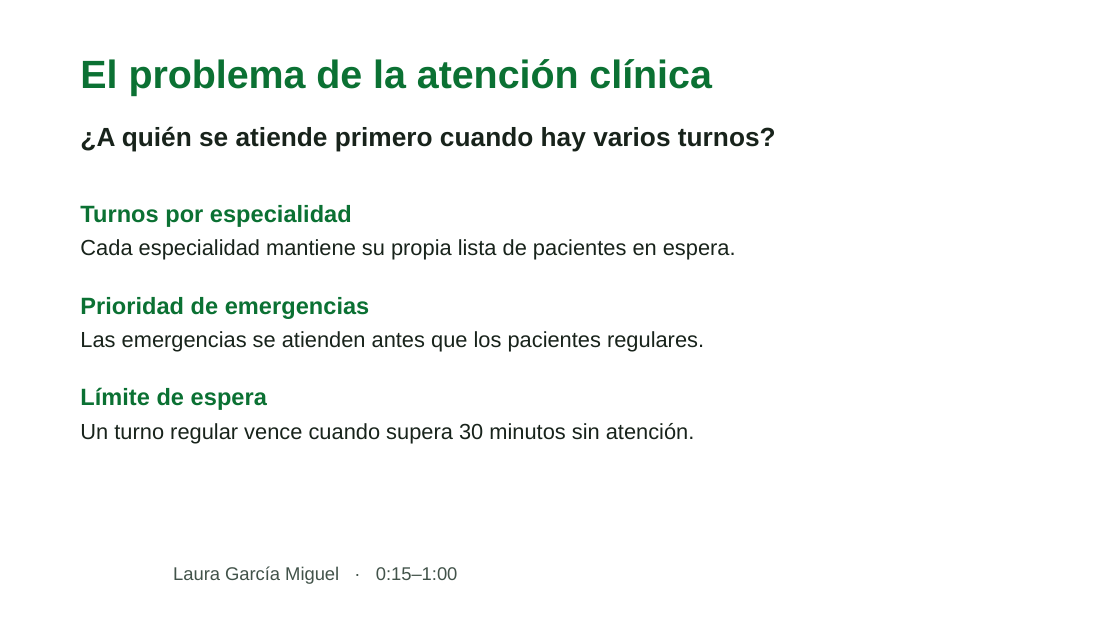
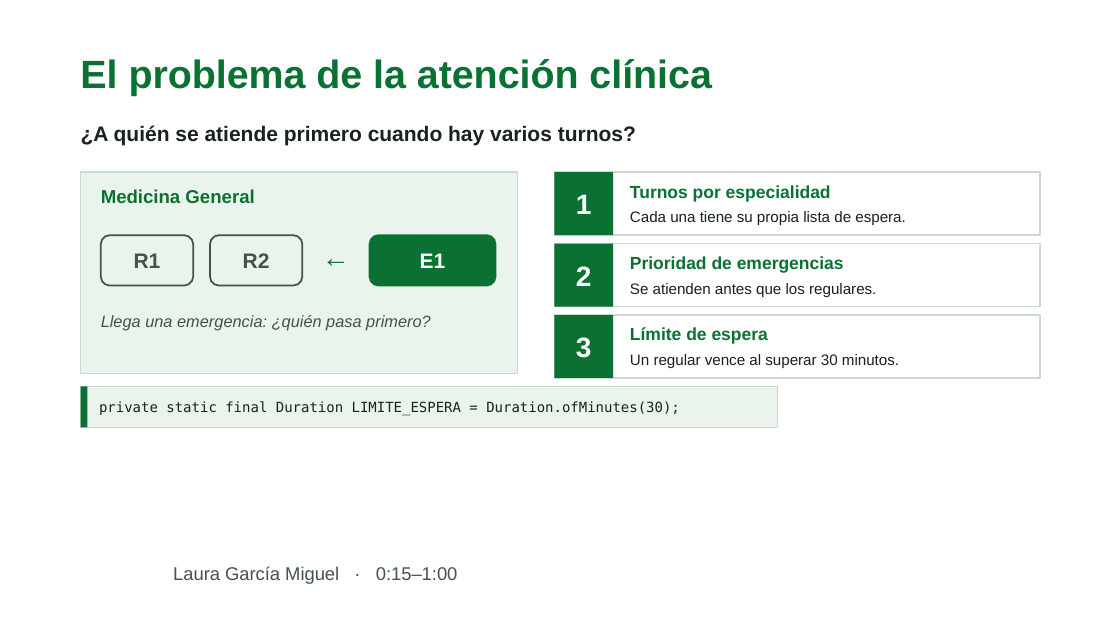
Before and after one commit to whoislaura/clinica-turnos-prioritarios, a slide deck: slide 2 of presentacion/Equipo-8-Clinica-de-turnos.pptx. Drawn at 1120x630 pixels with LibreOffice and Linux fonts; fonts in the diff are those of the drawing; background and template pictures are left out. Boxes give left, top, right and bottom in pixels: in the first picture for what was removed or moved away, otherwise in the second. Text is boxed around its words. In the diff, an @@ line names an element or a change of style, - is before the commit and + after.

```diff
--- a/presentacion/Equipo-8-Clinica-de-turnos.pptx
+++ b/presentacion/Equipo-8-Clinica-de-turnos.pptx
@@ text "¿A quién se atiende primero ..." at [81,125,636,146]: size 22.5 to 18 pt @@
@@ rectangle added at [81,172,518,374], fill #EAF4ED, outline #CBDAD0 1.25 pt @@
@@ rectangle added at [555,172,1040,235], outline #CBDAD0 1.25 pt @@
@@ rectangle added at [555,172,613,235], fill #0B7133, 24 pt, text #FFFFFF, bold @@
+1
@@ text added at [101,189,254,203], 16 pt, text #0B7133, bold @@
+Medicina General
@@ text "Turnos por especialidad": place and size @@
-text "Turnos por especialidad" at [80,205,352,227]
+text "Turnos por especialidad" at [630,185,831,202]
@@ rounded rectangle added at [101,235,193,286], outline #42534A 1.5 pt, 18 pt, text #42534A, bold @@
+R1
@@ rounded rectangle added at [210,235,302,286], outline #42534A 1.5 pt, 18 pt, text #42534A, bold @@
+R2
@@ text added at [311,239,361,281], 24 pt, text #0B7133, bold @@
+←
@@ rounded rectangle added at [370,235,496,286], fill #0B7133, outline #0B7133 1.5 pt, 18 pt, text #FFFFFF, bold @@
+E1
@@ text at [630,211,905,225]: text changed; size 18.8 to 13 pt @@
-Cada especialidad mantiene su propia lista de pacientes en espera.
+Cada una tiene su propia lista de espera.
@@ rectangle added at [555,244,1040,307], outline #CBDAD0 1.25 pt @@
@@ rectangle added at [555,244,613,307], fill #0B7133, 24 pt, text #FFFFFF, bold @@
+2
@@ text "Prioridad de emergencias": place and size @@
-text "Prioridad de emergencias" at [80,297,370,319]
+text "Prioridad de emergencias" at [630,256,844,273]
@@ text at [630,283,876,297]: text changed; size 18.8 to 13 pt @@
-Las emergencias se atienden antes que los pacientes regulares.
+Se atienden antes que los regulares.
@@ text added at [101,315,431,330], 14 pt, text #42534A, italic @@
+Llega una emergencia: ¿quién pasa primero?
@@ rectangle added at [555,315,1040,378], outline #CBDAD0 1.25 pt @@
@@ rectangle added at [555,315,613,378], fill #0B7133, 24 pt, text #FFFFFF, bold @@
+3
@@ size 20.2 to 15 pt in 3 elements at [630,185,831,202], [630,256,844,273], [630,327,768,344] @@
@@ text "Límite de espera": place and size @@
-text "Límite de espera" at [80,387,267,410]
+text "Límite de espera" at [630,327,768,344]
@@ text at [630,354,899,368]: text changed; size 18.8 to 13 pt @@
-Un turno regular vence cuando supera 30 minutos sin atención.
+Un regular vence al superar 30 minutos.
@@ rectangle added at [81,386,778,428], fill #EAF4ED, outline #CBDAD0 1.25 pt @@
@@ rectangle added at [81,386,87,428], fill #0B7133 @@
@@ text added at [99,401,680,415], 12 pt, text #18231B @@
+private static final Duration LIMITE_ESPERA = Duration.ofMinutes(30);
```
Also in this commit, not shown: 7 other slides changed, 2 other files.
